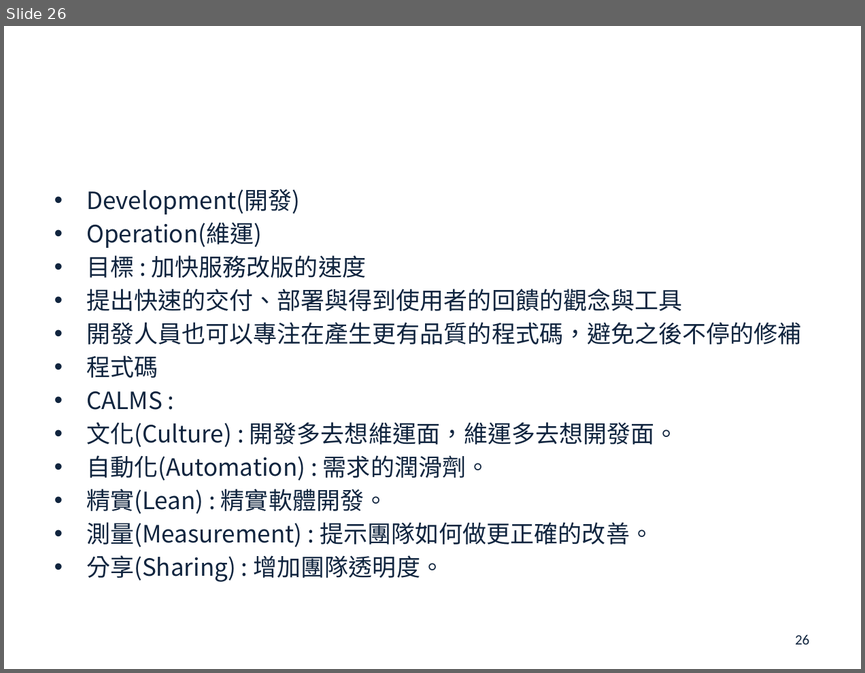
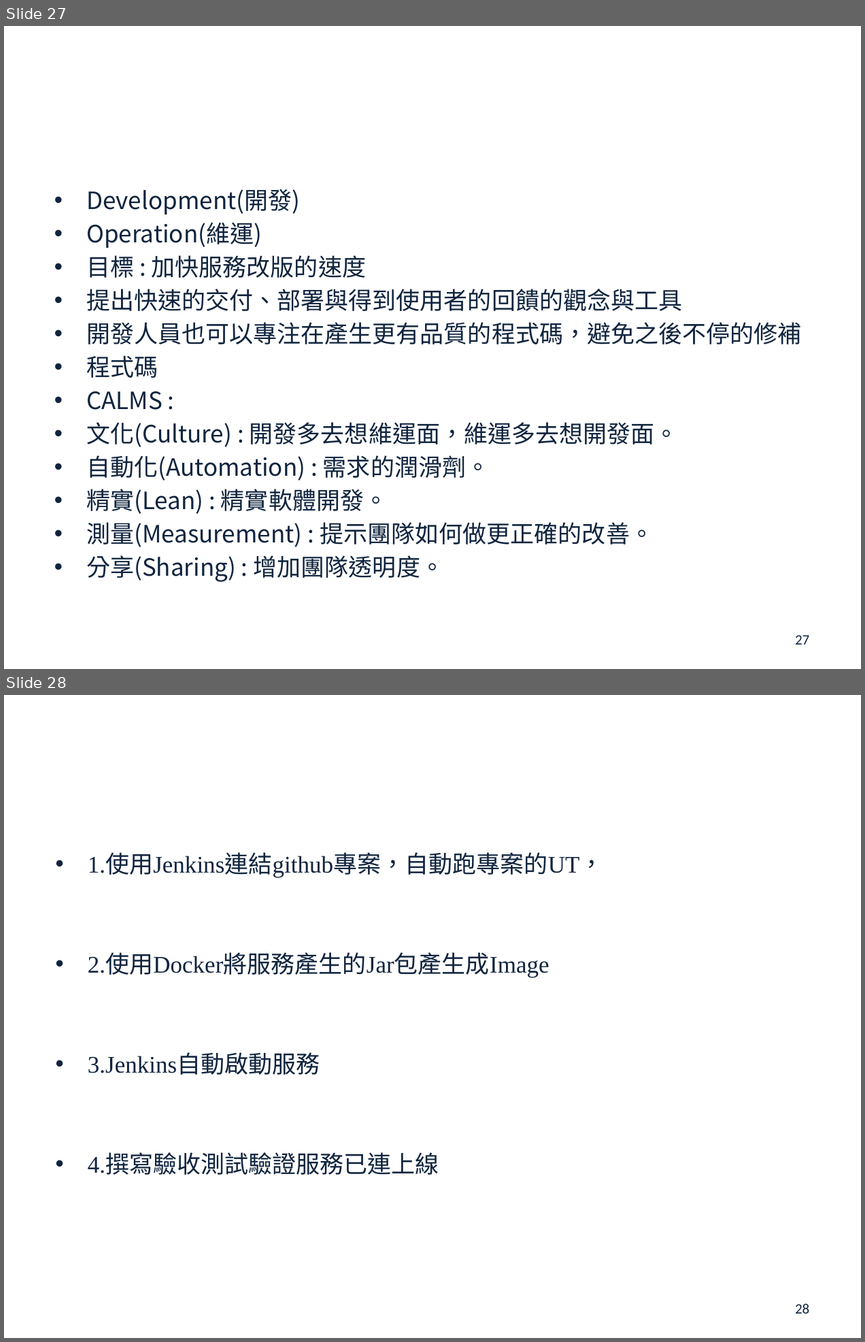
Before and after one commit to john78530/thesis, a slide deck: Oral.pptx. Shown one above the other, each under a label of ours: slide 26 before the commit, slides 27 and 28 after it. The pictures are 865x673 and 865x1342 pixels, drawn with LibreOffice and Linux fonts; fonts in the diff are those of the drawing; background and template pictures are left out. Boxes give left, top, right and bottom in pixels: in the first picture for what was removed or moved away, otherwise in the second. Text is boxed around its words. In the diff, an @@ line names an element or a change of style, - is before the commit and + after.

Commit message:
撰寫論文流程1

```diff
--- a/Oral.pptx
+++ b/Oral.pptx
@@ slide 28 added at (4, 695, 861, 1338), background picture (left out) @@
@@ text added at (88, 854, 604, 1174), 20 pt, text #0F243E @@
+• 1.使用Jenkins連結github專案，自動跑專案的UT，
+• 2.使用Docker將服務產生的Jar包產生成Image
+• 3.Jenkins自動啟動服務
+• 4.撰寫驗收測試驗證服務已連上線
@@ page number added at (795, 1303, 809, 1313), 12 pt, text #0F243E @@
+28
@@ what was slide 26 is now slide 27 @@
@@ page number at (795, 635, 809, 644): text changed @@
-26
+27
```
Also in this commit, not shown: 4 slides changed, 10 other slides added, 1 other file.
